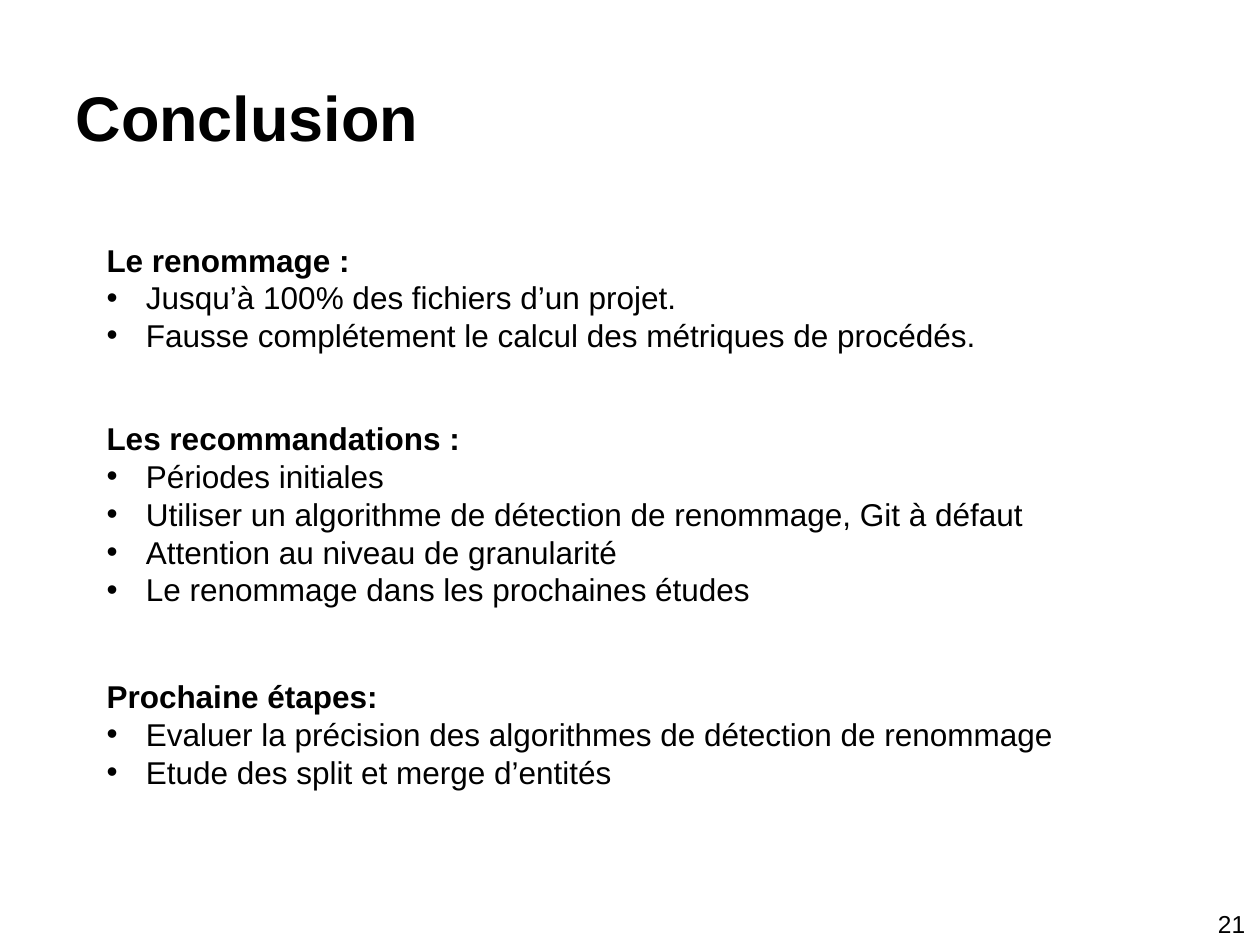
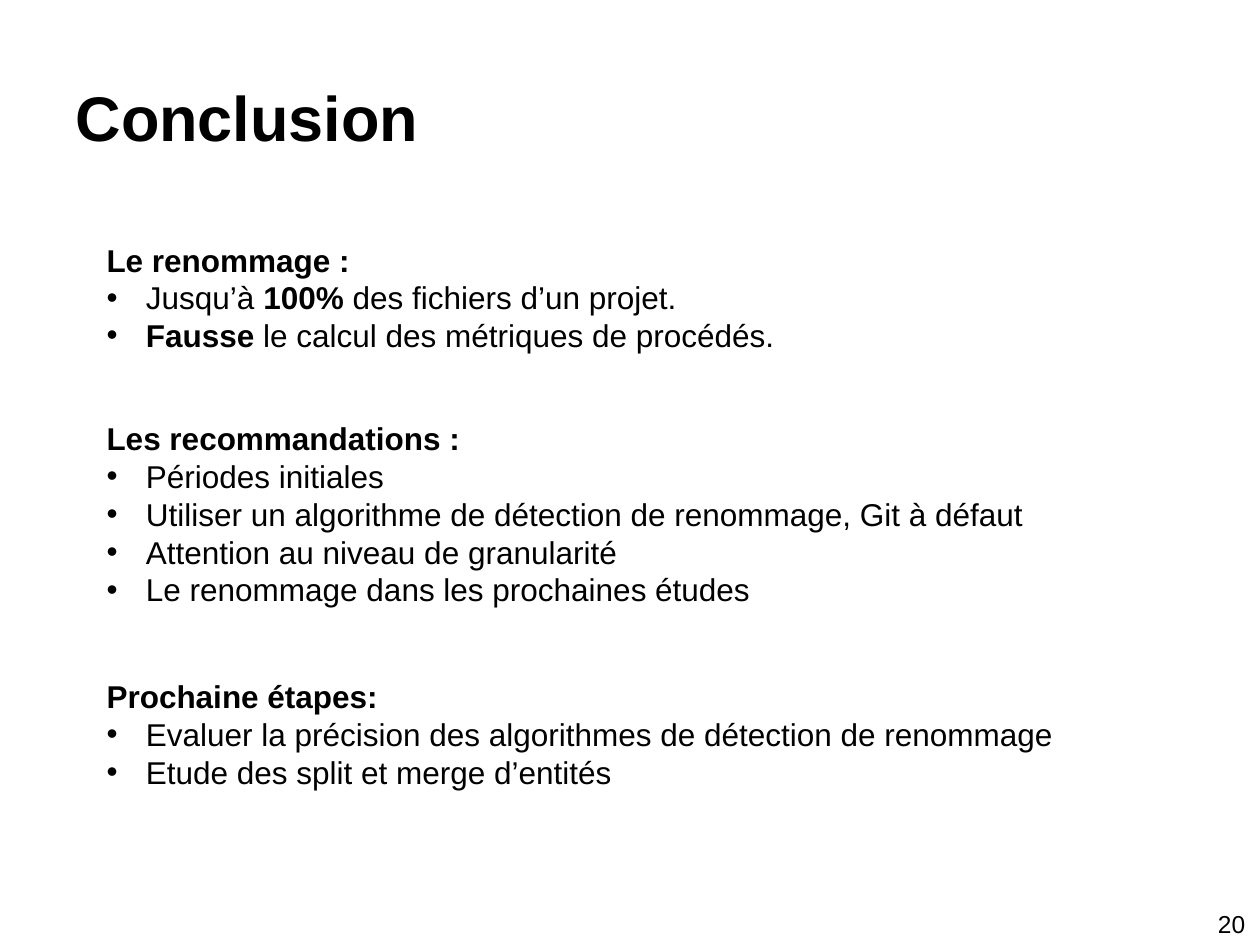
Before and after one commit to stonesong/Stage, a slide deck: slide 20 of presentation/presStageM2.pptx (slide 21 before the commit). Drawn at 1260x945 pixels with LibreOffice and Linux fonts; fonts in the diff are those of the drawing. Boxes give left, top, right and bottom in pixels: in the first picture for what was removed or moved away, otherwise in the second. Text is boxed around its words. In the diff, an @@ line names an element or a change of style, - is before the commit and + after.

```diff
--- a/presentation/presStageM2.pptx
+++ b/presentation/presStageM2.pptx
@@ text at bbox=[146, 285, 676, 315]: bold on in "100%" @@
@@ text at bbox=[146, 323, 774, 353]: text changed @@
-• Fausse complétement le calcul des métriques de procédés.
+• Fausse le calcul des métriques de procédés.
@@ text at bbox=[1218, 916, 1245, 934]: text changed @@
-21
+20
```
Also in this commit, not shown: 8 other slides changed, 1 slide removed, 2 other files.
